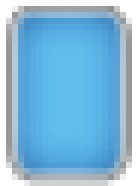
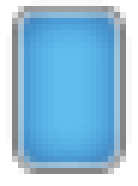
Before/after of a w=138, h=186 layered artwork. What changed in the layer stack:
painted on "Layer 1" over left=12, top=0, right=126, bottom=186
painted on "Layer 2" over left=12, top=6, right=126, bottom=180
painted on "Shape 1 copy 2" over left=12, top=6, right=126, bottom=180
